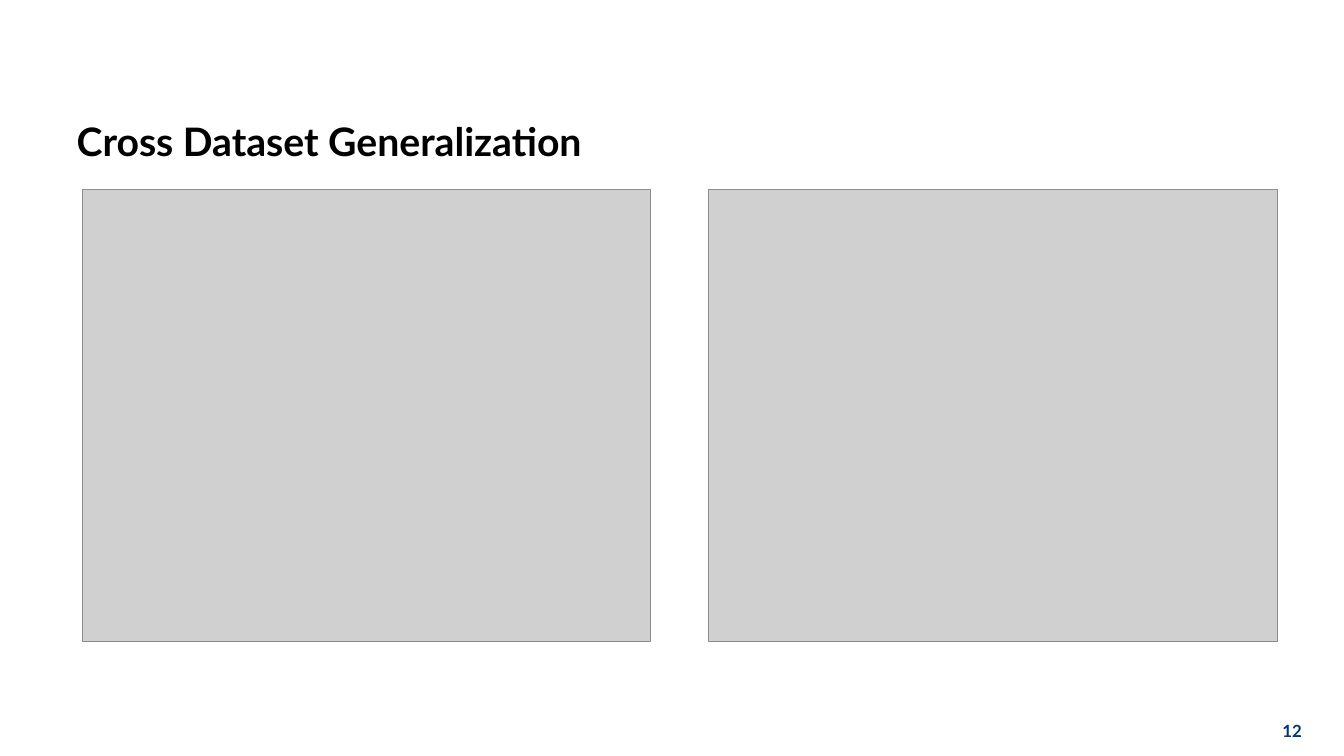
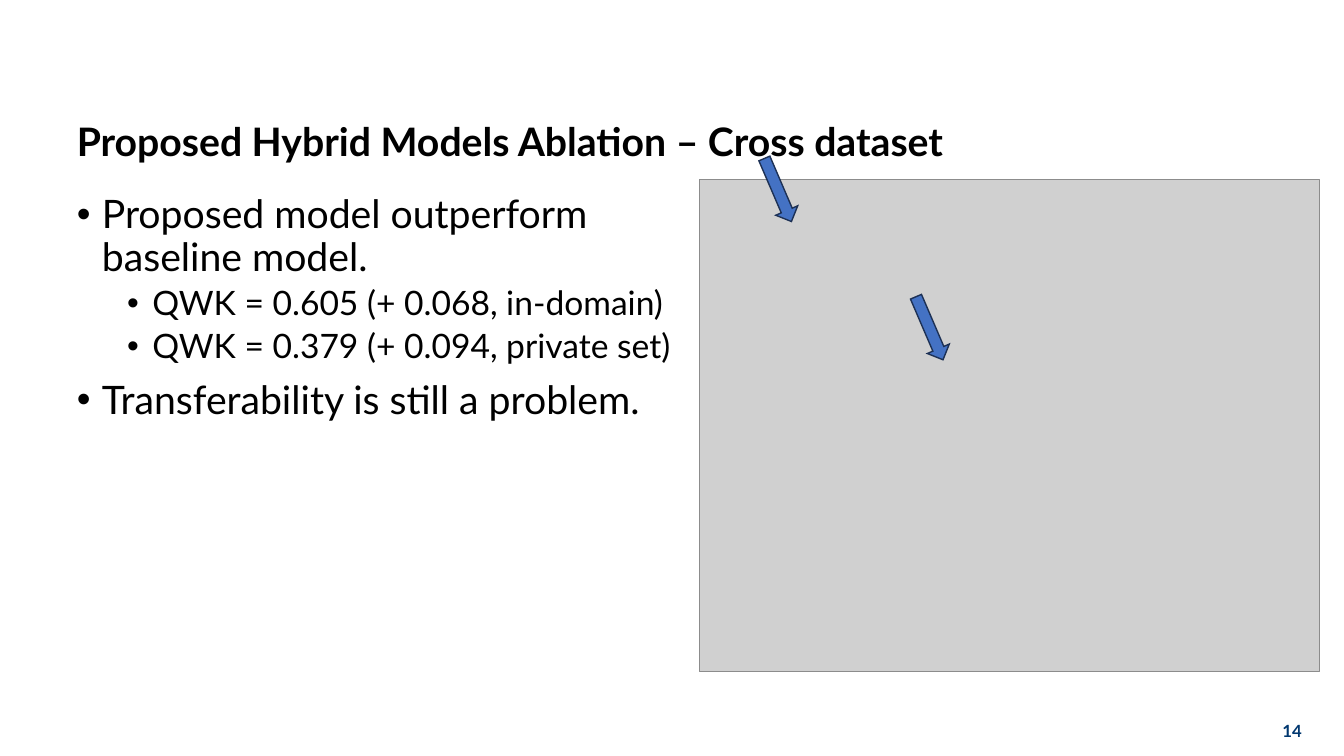
Before and after one commit to hoa2004st/CNN-in-CMOSE, a slide deck: slide 14 of documents/presentation/thesis.pptx (slide 12 before the commit). Drawn at 1344x756 pixels with LibreOffice and Linux fonts; fonts in the diff are those of the drawing; grey boxes stand for pictures; background and template pictures are left out. Boxes give left, top, right and bottom in pixels: in the first picture for what was removed or moved away, otherwise in the second. Text is boxed around its words. In the diff, an @@ line names an element or a change of style, - is before the commit and + after.

```diff
--- a/documents/presentation/thesis.pptx
+++ b/documents/presentation/thesis.pptx
@@ text at [77,127,943,164]: text changed @@
-Cross Dataset Generalization
+Proposed Hybrid Models Ablation – Cross dataset
@@ picture: place and size @@
-picture at [709,190,1277,641]
+picture at [700,179,1320,673]
@@ right arrow added at [754,154,803,227], fill #4472C4, outline #1E3256 1 pt @@
@@ picture removed at [83,190,651,641] @@
@@ text added at [102,199,670,421], 28 pt, text #000000 @@
+• Proposed model outperform baseline model.
+  • QWK = 0.605 (+ 0.068, in-domain)
+  • QWK = 0.379 (+ 0.094, private set)
+• Transferability is still a problem.
@@ right arrow added at [905,292,954,365], fill #4472C4, outline #1E3256 1 pt @@
@@ page number at [1282,725,1301,737]: text changed @@
-12
+14
```
Also in this commit, not shown: 10 other slides changed, 6 slides added, 2 slides removed, 2 other files.
